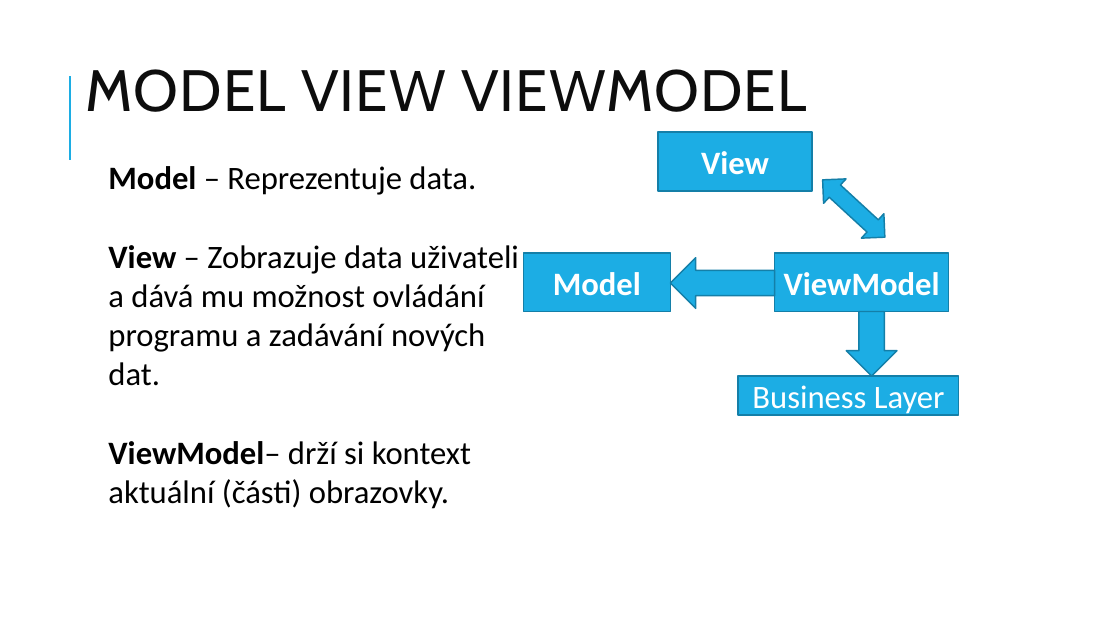
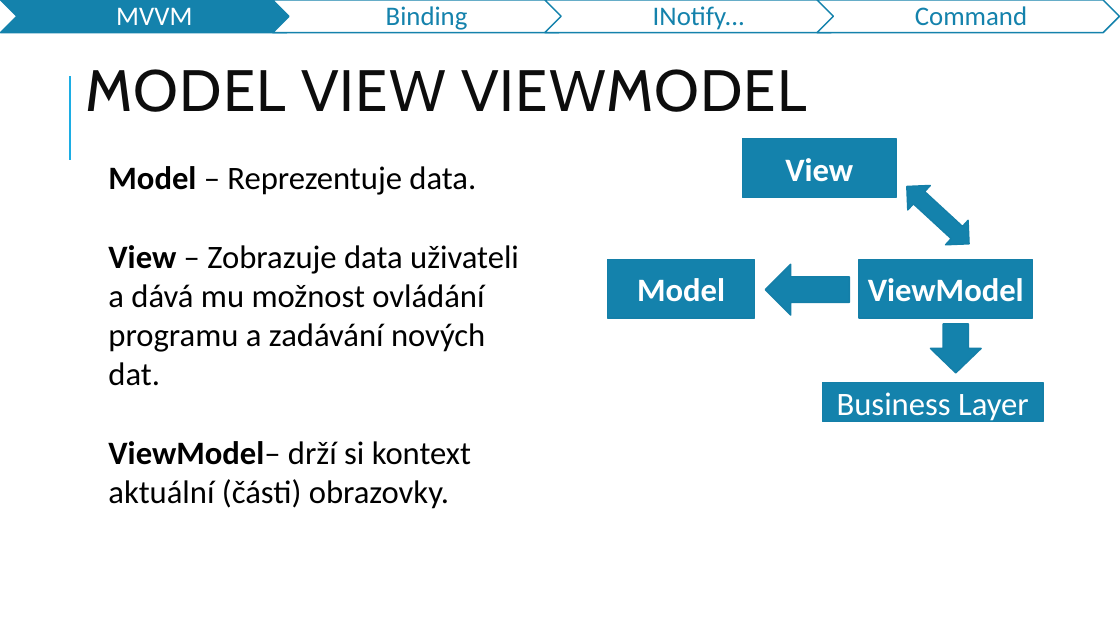
Before and after one commit to jasho/pv239-maui, a slide deck: slide 5 of 03_MVVM/PV239-Xamarin-03_MVVM.pptx (slide 4 before the commit). Drawn at 1120x630 pixels with LibreOffice and Linux fonts; fonts in the diff are those of the drawing. Boxes give left, top, right and bottom in pixels: in the first picture for what was removed or moved away, otherwise in the second. Text is boxed around its words. In the diff, an @@ line names an element or a change of style, - is before the commit and + after.

```diff
--- a/03_MVVM/PV239-Xamarin-03_MVVM.pptx
+++ b/03_MVVM/PV239-Xamarin-03_MVVM.pptx
@@ group added at (x1=1, y1=0, x2=1120, y2=33): 4 chevrons, 4 texts @@
+MVVM
+Binding
+INotify...
+Command
@@ 4 rectangles, 1 left right arrow moved together from (x1=523, y1=132, x2=960, y2=415) to (x1=607, y1=139, x2=1044, y2=421) @@
@@ rectangle added at (x1=672, y1=260, x2=689, y2=293), fill #1482AC @@
@@ fill #1CADE4 to #1482AC in 7 elements at (x1=823, y1=382, x2=1044, y2=421), (x1=607, y1=260, x2=755, y2=318), (x1=859, y1=260, x2=1033, y2=318), (x1=743, y1=139, x2=897, y2=197), (x1=896, y1=174, x2=980, y2=255), (x1=931, y1=324, x2=981, y2=373), (x1=765, y1=265, x2=849, y2=315) @@
@@ left arrow resized from (x1=670, y1=258, x2=775, y2=308) to (x1=765, y1=265, x2=849, y2=315) @@
@@ left arrow resized from (x1=847, y1=311, x2=897, y2=376) to (x1=931, y1=324, x2=981, y2=373) @@
```
Also in this commit, not shown: 11 other slides changed, 8 slides added, 2 slides removed, 1 other file.
